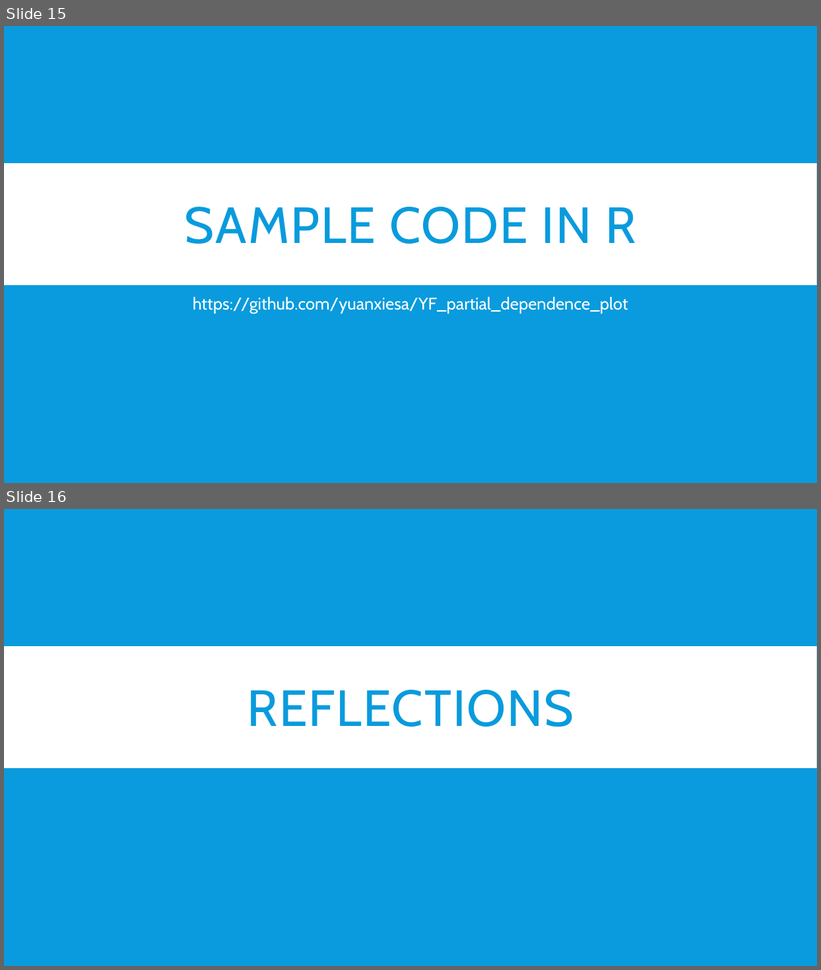
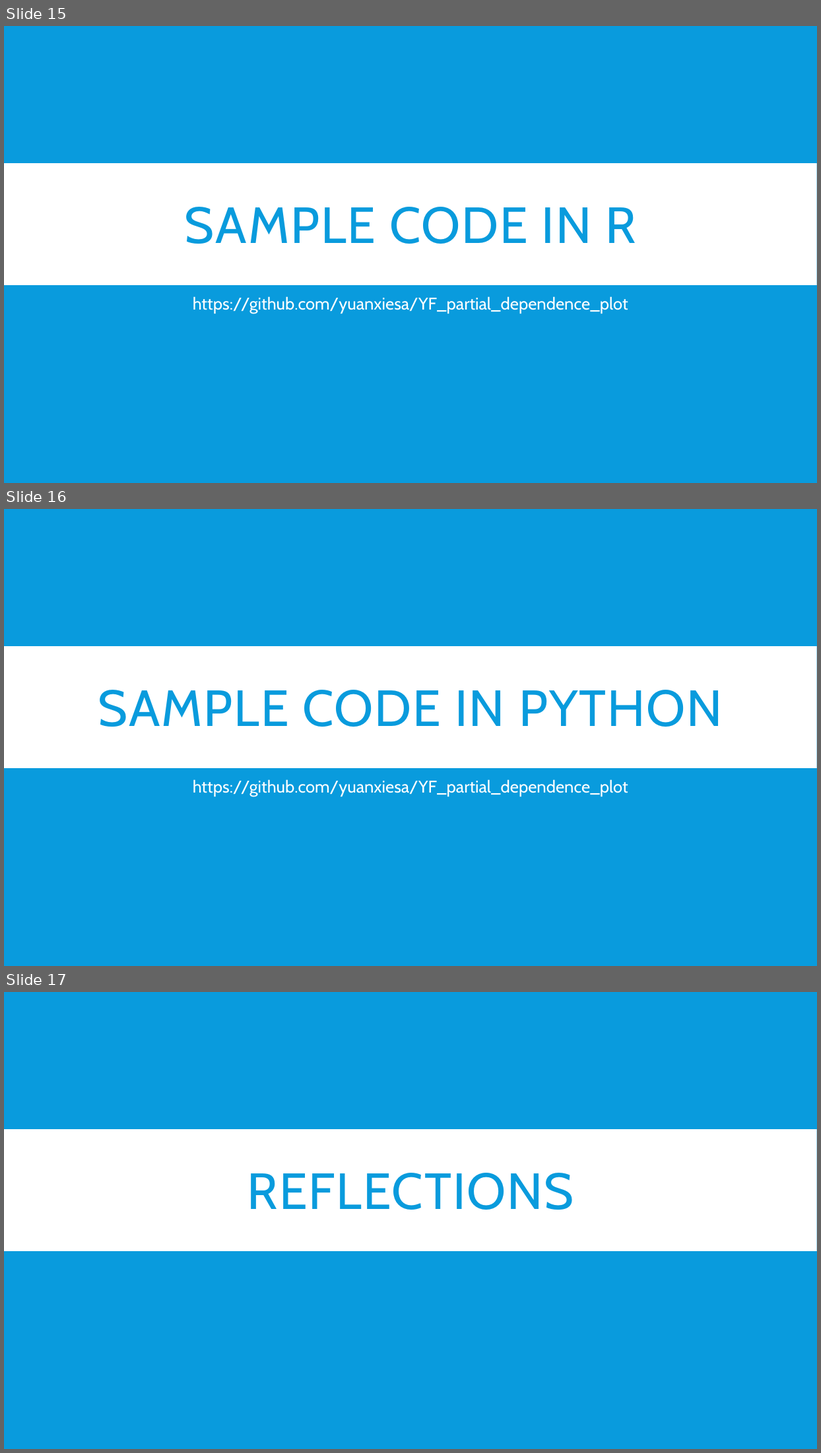
Before and after one commit to yuanxiesa/YF_partial_dependence_plot, a slide deck: Partial Dependence Plot.pptx. Shown one above the other, each under a label of ours: slides 15 and 16 before the commit, slides 15, 16 and 17 after it. The pictures are 821x970 and 821x1453 pixels, drawn with LibreOffice and Linux fonts; fonts in the diff are those of the drawing. Boxes give left, top, right and bottom in pixels: in the first picture for what was removed or moved away, otherwise in the second. Text is boxed around its words. In the diff, an @@ line names an element or a change of style, - is before the commit and + after.

```diff
--- a/Partial Dependence Plot.pptx
+++ b/Partial Dependence Plot.pptx
@@ slide 16 added at [4, 509, 817, 966], background #099BDD; not listed: 1 template element that a slide beside it also shows @@
@@ title added at [98, 690, 723, 727], 60 pt, text #099BDD @@
+SAMPLE CODE IN PYTHON
@@ subtitle added at [193, 780, 628, 797], 20 pt, text #FFFFFF @@
+https://github.com/yuanxiesa/YF_partial_dependence_plot
@@ what was slide 16 is now slide 17 @@
```
